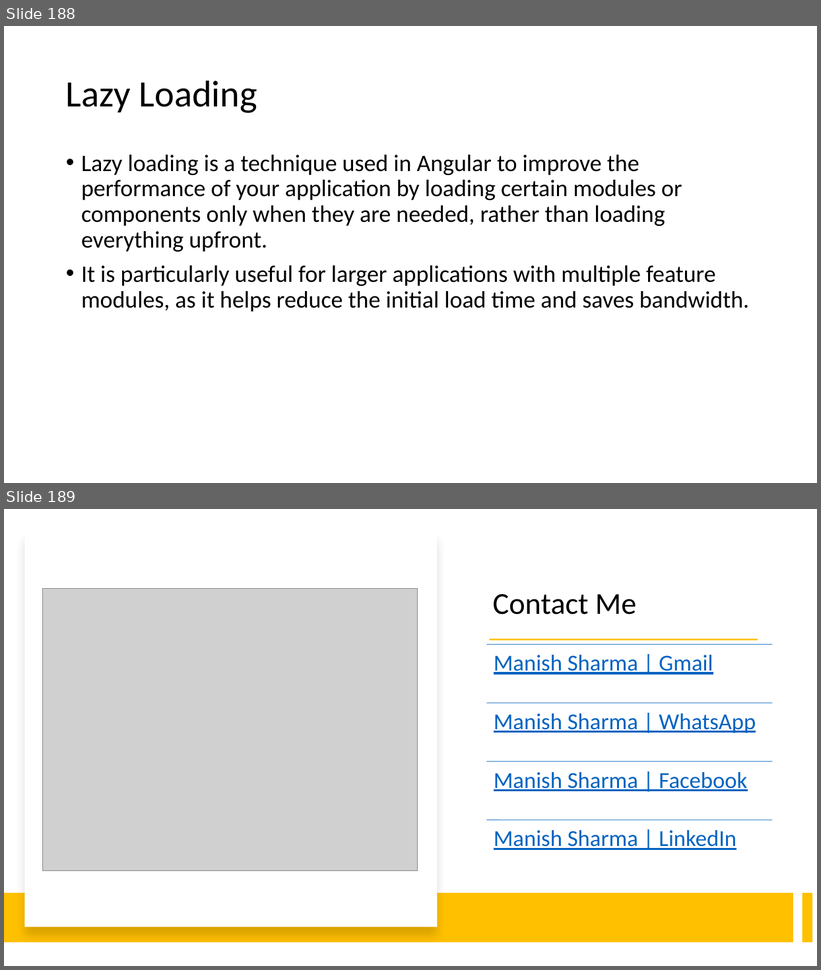
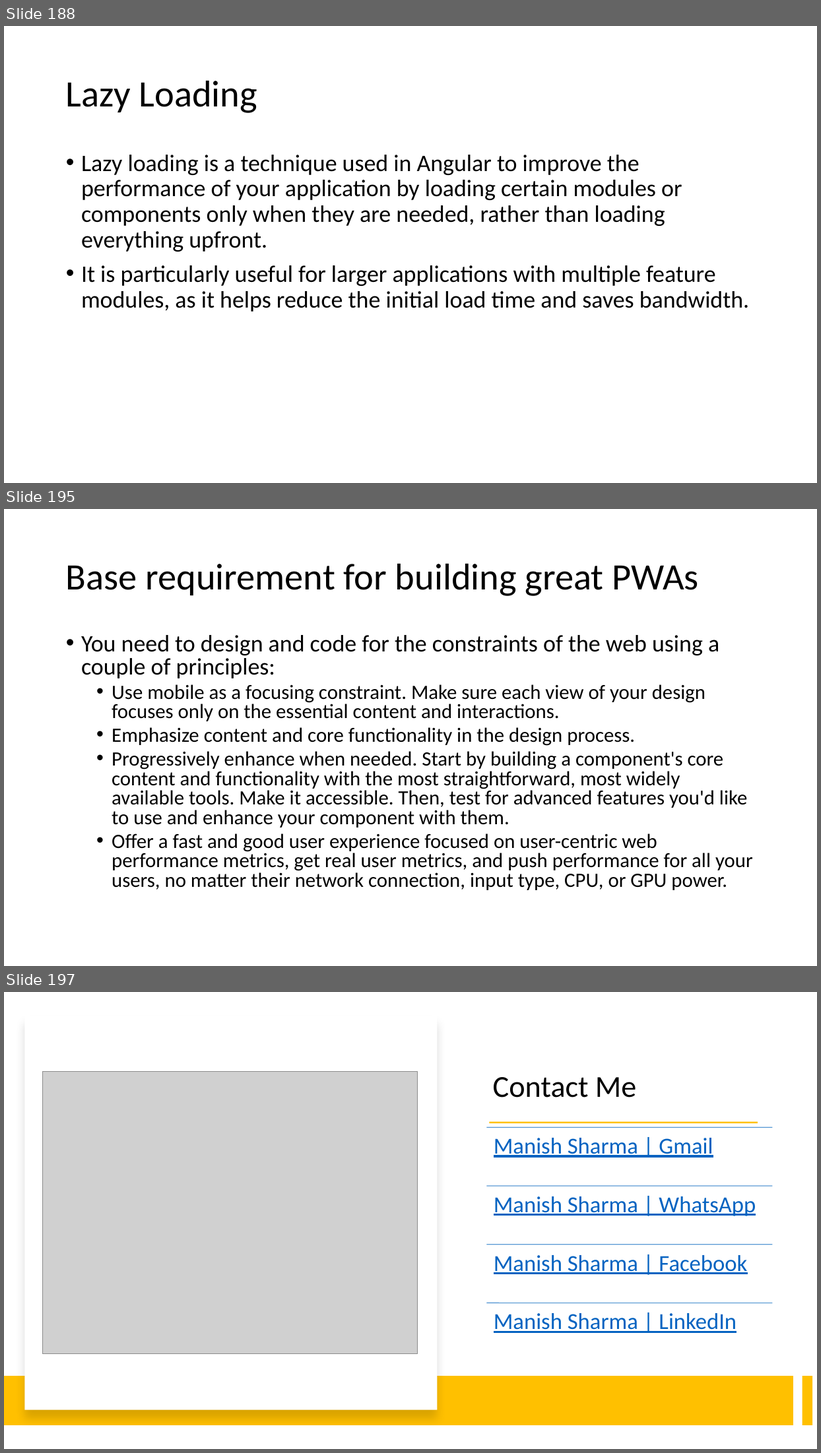
Before and after one commit to explore-with-manish/BFL_Byte_Jul23, a slide deck: Ng-Byte.pptx. Shown one above the other, each under a label of ours: slides 188 and 189 before the commit, slides 188, 195 and 197 after it; the slides between them are not shown. The pictures are 821x970 and 821x1453 pixels, drawn with LibreOffice and Linux fonts; fonts in the diff are those of the drawing; grey boxes stand for pictures. Boxes give left, top, right and bottom in pixels: in the first picture for what was removed or moved away, otherwise in the second. Text is boxed around its words. In the diff, an @@ line names an element or a change of style, - is before the commit and + after.

```diff
--- a/Ng-Byte.pptx
+++ b/Ng-Byte.pptx
@@ slide 195 added at box(4, 509, 817, 966), background #FFFFFF @@
@@ title added at box(66, 563, 699, 596), 44 pt, text #000000 @@
+Base requirement for building great PWAs
@@ text added at box(81, 635, 753, 890), 24 pt, text #000000 @@
+• You need to design and code for the constraints of the web using a couple of principles:
+  • Use mobile as a focusing constraint. Make sure each view of your design focuses only on the essential content and interactions.
+  • Emphasize content and core functionality in the design process.
+  • Progressively enhance when needed. Start by building a component's core content and functionality with the most straightforward, most widely available tools. Make it accessible. Then, test for advanced features you'd like to use and enhance your component with them.
+  • Offer a fast and good user experience focused on user-centric web performance metrics, get real user metrics, and push performance for all your users, no matter their network connection, input type, CPU, or GPU power.
@@ what was slide 189 is now slide 197 @@
```
Also in this commit, not shown: 7 other slides added, 2 other files.
